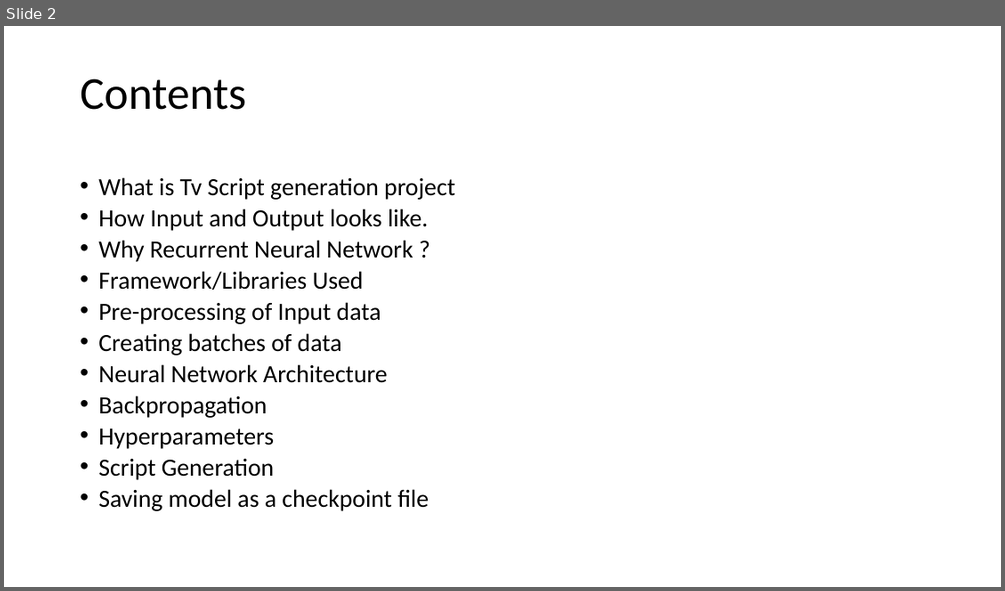
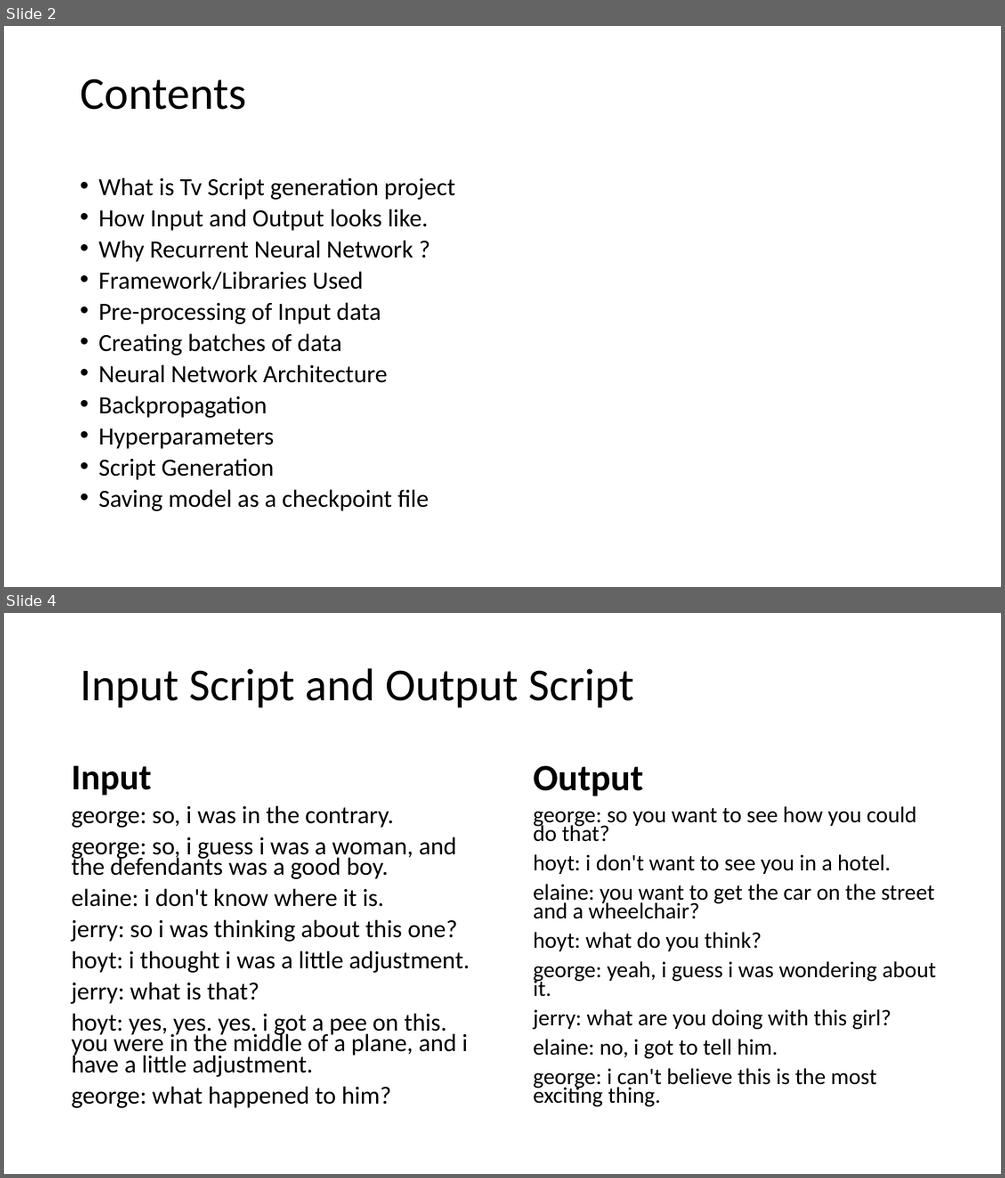
Before and after one commit to binit92/INSE-6421, a slide deck: Presentation.pptx. Shown one above the other, each under a label of ours: slide 2 before the commit, slides 2 and 4 after it; the slides between them are not shown. The pictures are 1005x591 and 1005x1178 pixels, drawn with LibreOffice and Linux fonts; fonts in the diff are those of the drawing. Boxes give left, top, right and bottom in pixels: in the first picture for what was removed or moved away, otherwise in the second. Text is boxed around its words. In the diff, an @@ line names an element or a change of style, - is before the commit and + after.

```diff
--- a/Presentation.pptx
+++ b/Presentation.pptx
@@ slide 4 added at (4,613,1001,1174), background #FFFFFF @@
@@ title added at (80,668,634,708), 44 pt, text #000000 @@
+Input Script and Output Script
@@ text added at (72,765,469,1108), 23.8 pt, text #000000 @@
+Input
+george: so, i was in the contrary.
+george: so, i guess i was a woman, and the defendants was a good boy.
+elaine: i don't know where it is.
+jerry: so i was thinking about this one?
+hoyt: i thought i was a little adjustment.
+jerry: what is that?
+hoyt: yes, yes. yes. i got a pee on this. you were in the middle of a plane, and i have a little adjustment.
+george: what happened to him?
@@ text added at (533,765,937,1107), 21.7 pt, text #000000 @@
+Output
+george: so you want to see how you could do that?
+hoyt: i don't want to see you in a hotel.
+elaine: you want to get the car on the street and a wheelchair?
+hoyt: what do you think?
+george: yeah, i guess i was wondering about it.
+jerry: what are you doing with this girl?
+elaine: no, i got to tell him.
+george: i can't believe this is the most exciting thing.
```
Also in this commit, not shown: 1 slide changed, 13 other slides added, 1 slide removed, 13 other files.
